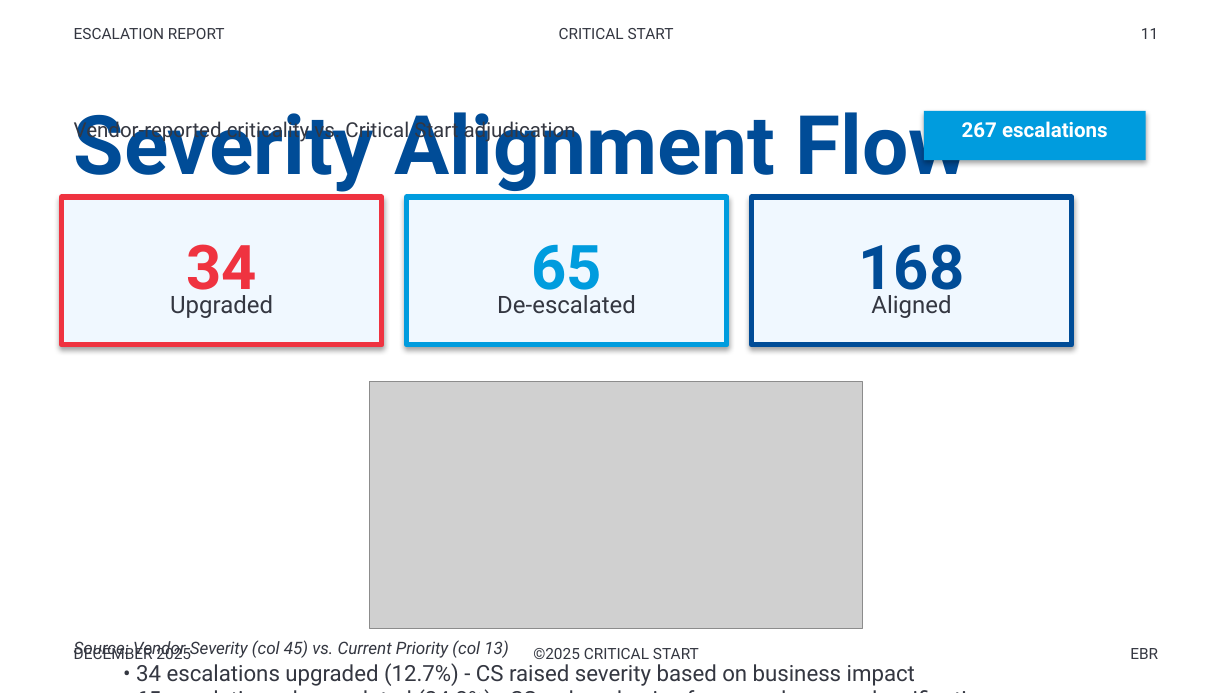
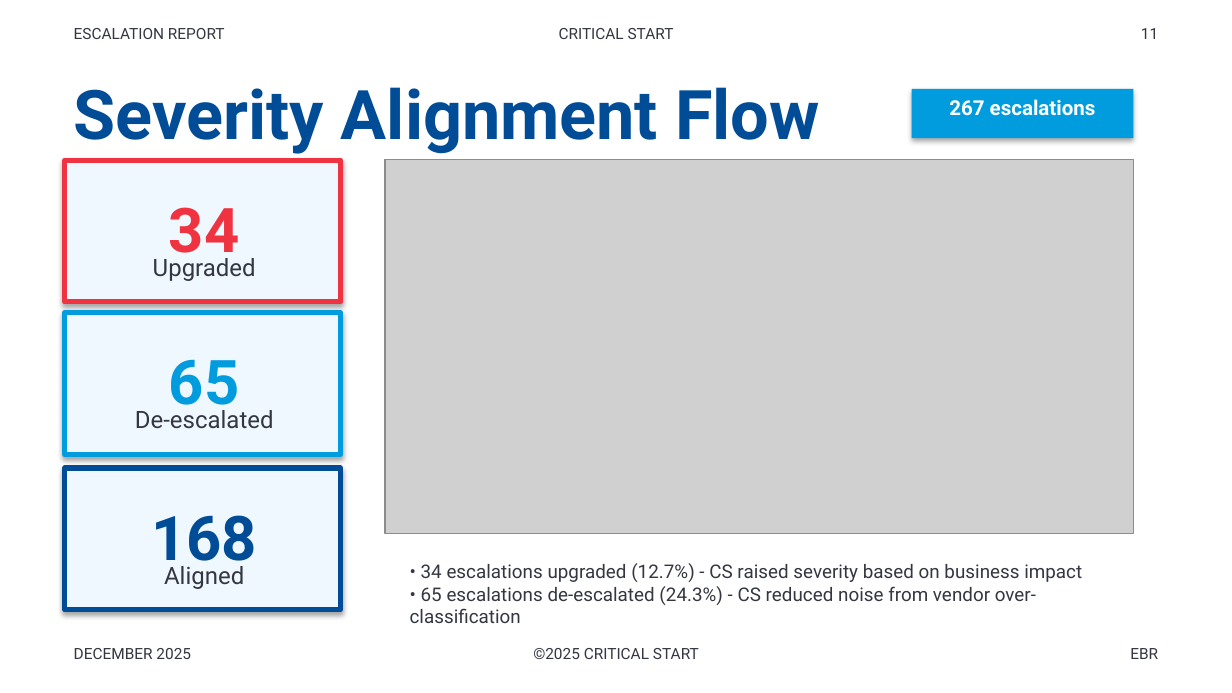
Before and after one commit to peregr956/Escalation-Details-Report, a slide deck: slide 11 of output/escalation_report_2025-12-22.pptx. Drawn at 1232x693 pixels with LibreOffice and Linux fonts; fonts in the diff are those of the drawing; grey boxes stand for pictures. Boxes give left, top, right and bottom in pixels: in the first picture for what was removed or moved away, otherwise in the second. Text is boxed around its words. In the diff, an @@ line names an element or a change of style, - is before the commit and + after.

```diff
--- a/output/escalation_report_2025-12-22.pptx
+++ b/output/escalation_report_2025-12-22.pptx
@@ text "Severity Alignment Flow": place and size @@
-text "Severity Alignment Flow" at box(74, 110, 969, 192)
+text "Severity Alignment Flow" at box(74, 87, 820, 154)
@@ text "Severity Alignment Flow" at box(74, 87, 820, 154): size 48 to 40 pt @@
@@ rectangle "267 escalations": place and size @@
-rectangle "267 escalations" at box(924, 111, 1146, 160)
+rectangle "267 escalations" at box(912, 89, 1133, 138)
@@ text removed at box(74, 118, 576, 143) @@
-Vendor-reported criticality vs. Critical Start adjudication
@@ rectangle: place and size @@
-rectangle at box(62, 197, 382, 345)
+rectangle at box(65, 160, 341, 302)
@@ picture: place and size @@
-picture at box(370, 382, 862, 628)
+picture at box(386, 159, 1133, 533)
@@ text "34": place and size @@
-text "34" at box(186, 244, 257, 304)
+text "34" at box(169, 207, 240, 267)
@@ text "Upgraded": place and size @@
-text "Upgraded" at box(170, 295, 273, 318)
+text "Upgraded" at box(153, 258, 256, 281)
@@ rectangle: place and size @@
-rectangle at box(407, 197, 727, 345)
+rectangle at box(65, 313, 341, 455)
@@ text "65": place and size @@
-text "65" at box(531, 244, 602, 304)
+text "65" at box(169, 359, 240, 420)
@@ text "De-escalated": place and size @@
-text "De-escalated" at box(497, 295, 636, 314)
+text "De-escalated" at box(135, 410, 274, 429)
@@ rectangle: place and size @@
-rectangle at box(752, 197, 1072, 345)
+rectangle at box(65, 468, 341, 610)
@@ text "168": place and size @@
-text "168" at box(859, 244, 965, 304)
+text "168" at box(151, 515, 257, 575)
@@ text "Aligned": place and size @@
-text "Aligned" at box(871, 295, 951, 318)
+text "Aligned" at box(164, 566, 244, 589)
@@ text "• 34 escalations upgraded (12.7%) ...": place and size @@
-text "• 34 escalations upgraded (12.7%) ..." at box(136, 663, 915, 686)
+text "• 34 escalations upgraded (12.7%) ..." at box(410, 563, 1082, 623)
@@ text "• 34 escalations upgraded (12.7%) ..." at box(410, 563, 1082, 623): size 13 to 11 pt @@
@@ text removed at box(74, 640, 508, 659) @@
-Source: Vendor Severity (col 45) vs. Current Priority (col 13)
```
Also in this commit, not shown: 21 other slides changed, 10 other files.
